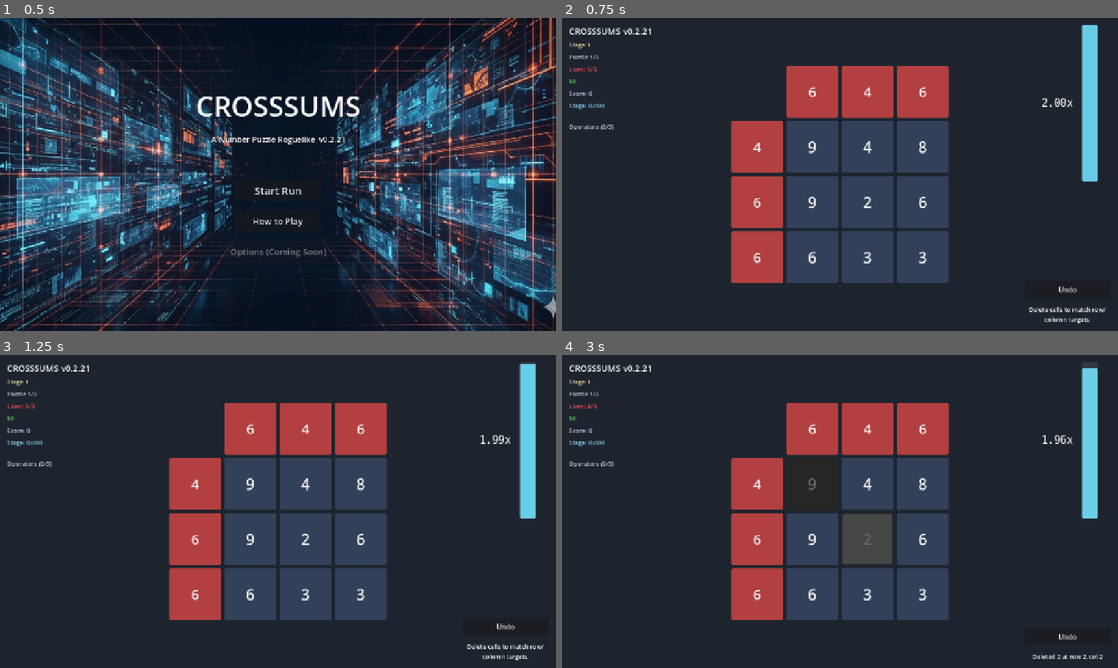
Above: before the commit, frames 1-4 (two rows, left to right).
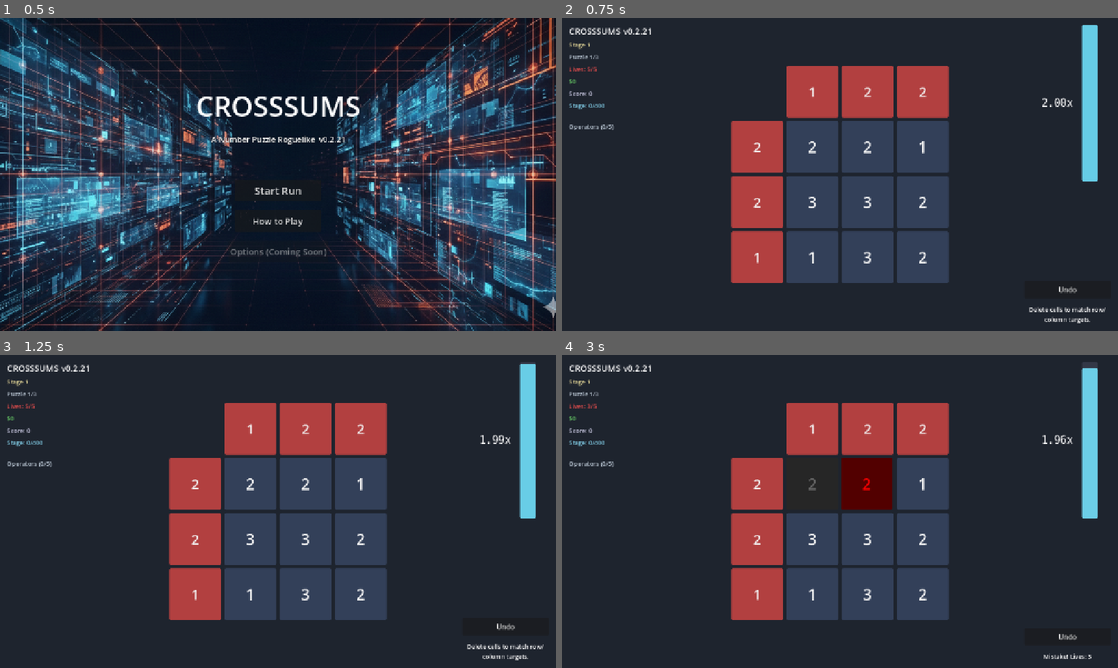
Above: after the commit, the same moments.

Repository: escherize/crossums
Game: Godot game, scene res://scenes/title/title_screen.tscn
The game is run twice, just before and just after one commit, with the same random seed, the same clock (stepped at 60 frames per second) and the same inputs.
Inputs (mouse positions are in pixels of both pictures, inside the frame that each line leads up to):
- Up to frame 1 (0.5 s): no input
- Up to frame 2 (0.75 s): click "Start Run" at 0.5 s
- Up to frame 3 (1.25 s): no input
- Up to frame 4 (3 s): click "9" (after the commit: "2") at 1.25 s; click (867, 483) at 2 s, where only the run before the commit has a clickable "4"; click "2" at 2.75 s

Frame 1 is identical in both runs. In frame 2, 0.4% of the frame differs, in the area x 34-66%, y 22-79%; in frame 3, 0.4%; in frame 4, 2.2%, in the area x 4-98%, y 15-98%.
Error after the commit: Parse Error: Invalid argument for "generate()" function: argument 2 should be "RandomNumberGenerator" but is "int". (res://autoload/debug_server.gd:1781)

Commit message:
Add configurable cell value ranges per stage
- Stage 1-2: 1-3, 1-4 (simple early game)
- Stage 3-5: 1-5, 1-6, 1-7 (gradual increase)
- Stage 6: 1-9 (full positive range)
- Stage 7-8: -2 to 9, -5 to 9 (introduce negatives)

Also removes zeros from all puzzles - they don't add meaningful
gameplay since deleting a 0 has no effect on sums.

Diff:
--- a/godot_app/autoload/game_state.gd
+++ b/godot_app/autoload/game_state.gd
@@ -53,7 +53,9 @@
 
 	# All puzzles use single-solution generation (deterministic)
 	# Multi-solution was removed - see design notes in memory file
-	puzzle = PuzzleGeneratorScript.generate_single_solution(config.grid_size, rng)
+	puzzle = PuzzleGeneratorScript.generate_single_solution(
+		config.grid_size, rng, config.min_cell_value, config.max_cell_value
+	)
 
 	# Notify operators of puzzle start
 	for op in operators:
--- a/godot_app/scripts/core/puzzle_generator.gd
+++ b/godot_app/scripts/core/puzzle_generator.gd
@@ -15,8 +15,9 @@
 
 static func generate(
 	grid_size: Vector2i,
-	_target_solutions: int = 1,
-	rng: RandomNumberGenerator = null
+	rng: RandomNumberGenerator = null,
+	min_value: int = 1,
+	max_value: int = 9
 ) -> PuzzleState:
 	## Generate a puzzle. Always uses single-solution (deterministic).
 
@@ -24,23 +25,26 @@
 		rng = RandomNumberGenerator.new()
 		rng.randomize()
 
-	return generate_single_solution(grid_size, rng)
+	return generate_single_solution(grid_size, rng, min_value, max_value)
 
 
 static func generate_single_solution(
 	grid_size: Vector2i,
-	rng: RandomNumberGenerator
+	rng: RandomNumberGenerator,
+	min_value: int = 1,
+	max_value: int = 9
 ) -> PuzzleState:
-	## Generate a puzzle with exactly 1 solution. Good for "boss boards".
-	## No shuffle - patterns don't need hiding.
+	## Generate a puzzle with exactly 1 solution.
+	## Cell values will be in range [min_value, max_value], excluding 0.
 
 	for _attempt in range(MAX_GENERATION_ATTEMPTS):
 		var state = PuzzleState.new(grid_size)
 
-		# Fill with random diverse values
+		# Fill with random values in configured range (no zeros)
 		for row in range(grid_size.y):
 			for col in range(grid_size.x):
-				state.get_cell(row, col).value = rng.randi_range(0, 9)
+				var value = _random_nonzero(rng, min_value, max_value)
+				state.get_cell(row, col).value = value
 
 		# Find targets that give exactly 1 solution
 		var result = _find_targets_with_solution_count(state, 1, 1, rng)
@@ -53,7 +57,22 @@
 
 	# Fallback: return any valid puzzle
 	print("[PuzzleGenerator] single_solution failed, using fallback")
-	return _generate_fallback(grid_size, rng)
+	return _generate_fallback(grid_size, rng, min_value, max_value)
+
+
+static func _random_nonzero(rng: RandomNumberGenerator, min_val: int, max_val: int) -> int:
+	## Generate a random value in [min_val, max_val] but never 0.
+	## If range includes 0, skip it.
+	if min_val > 0 or max_val < 0:
+		# Range doesn't include 0, just return random
+		return rng.randi_range(min_val, max_val)
+
+	# Range includes 0 - need to skip it
+	# e.g. [-3, 5] has 9 values, we want 8 (excluding 0)
+	var value = rng.randi_range(min_val, max_val - 1)
+	if value >= 0:
+		value += 1  # Shift positive values up to skip 0
+	return value
 
 
 # Multi-solution generation removed - all puzzles are now deterministic.
@@ -137,10 +156,17 @@
 	return null
 
 
-static func _generate_fallback(grid_size: Vector2i, rng: RandomNumberGenerator) -> PuzzleState:
+static func _generate_fallback(
+	grid_size: Vector2i,
+	rng: RandomNumberGenerator,
+	min_value: int = 1,
+	max_value: int = 9
+) -> PuzzleState:
 	## Generate any valid puzzle as fallback.
 	var config = PuzzleLogic.PuzzleConfig.new()
 	config.grid_size = grid_size
+	config.min_cell_value = min_value
+	config.max_cell_value = max_value
 	config.puzzle_seed = rng.randi()
 	return PuzzleLogic.generate_puzzle(config)
 
--- a/godot_app/scripts/core/puzzle_logic.gd
+++ b/godot_app/scripts/core/puzzle_logic.gd
@@ -8,7 +8,7 @@
 
 class PuzzleConfig:
 	var grid_size: Vector2i = Vector2i(3, 3)
-	var min_cell_value: int = 0
+	var min_cell_value: int = 1  ## No zeros - they don't make sense in the game
 	var max_cell_value: int = 9
 	var cells_to_delete_ratio: float = 0.35  ## ~35% of cells should be deleted
 	var puzzle_seed: int = 0  ## 0 = random seed
@@ -166,10 +166,10 @@
 	for i in range(additional_decoys_needed, remaining_positions.size()):
 		solution_cells[remaining_positions[i]] = true
 
-	# Step 2: Fill ALL cells with random numbers
+	# Step 2: Fill ALL cells with random numbers (excluding zero)
 	for row in range(grid_size.y):
 		for col in range(grid_size.x):
-			var value = rng.randi_range(config.min_cell_value, config.max_cell_value)
+			var value = _random_nonzero(rng, config.min_cell_value, config.max_cell_value)
 			var cell = state.get_cell(row, col)
 			cell.value = value
 
@@ -191,6 +191,19 @@
 		state.col_targets[col] = col_sum
 
 	return state
+
+
+static func _random_nonzero(rng: RandomNumberGenerator, min_val: int, max_val: int) -> int:
+	## Generate a random value in [min_val, max_val] but never 0.
+	if min_val > 0 or max_val < 0:
+		# Range doesn't include 0
+		return rng.randi_range(min_val, max_val)
+
+	# Range includes 0 - skip it
+	var value = rng.randi_range(min_val, max_val - 1)
+	if value >= 0:
+		value += 1
+	return value
 
 # =============================================================================
 # VALIDATION
--- a/godot_app/scripts/core/stage_config.gd
+++ b/godot_app/scripts/core/stage_config.gd
@@ -13,6 +13,19 @@
 ## Grid sizes per stage: 3,3,4,4,5,5,6,6
 const GRID_SIZES := [3, 3, 4, 4, 5, 5, 6, 6]
 
+## Cell value ranges per stage [min, max] - difficulty ramps up
+## Early: small positive numbers. Late: wider range including negatives.
+const VALUE_RANGES := [
+	[1, 3],   # Stage 1: very simple
+	[1, 4],   # Stage 2: still easy
+	[1, 5],   # Stage 3
+	[1, 6],   # Stage 4
+	[1, 7],   # Stage 5
+	[1, 9],   # Stage 6: full positive range
+	[-2, 9],  # Stage 7: introduce negatives
+	[-5, 9],  # Stage 8: full range
+]
+
 # =============================================================================
 # CONFIGURATION VALUES
 # =============================================================================
@@ -21,7 +34,8 @@
 var puzzle_index: int
 var grid_size: int
 var score_target: int
-var allow_negatives: bool
+var min_cell_value: int
+var max_cell_value: int
 var slack: float
 var money_reward: int
 
@@ -42,8 +56,10 @@
 	# Score target per stage
 	config.score_target = SCORE_TARGETS[stage_idx]
 
-	# Negatives enabled from stage 4+
-	config.allow_negatives = p_stage >= 4
+	# Cell value range per stage
+	var value_idx := clampi(p_stage - 1, 0, VALUE_RANGES.size() - 1)
+	config.min_cell_value = VALUE_RANGES[value_idx][0]
+	config.max_cell_value = VALUE_RANGES[value_idx][1]
 
 	# Slack: tight → loose within each stage (boss has most room for optimization)
 	# Base slack decreases with stage progression
@@ -66,6 +82,8 @@
 	## Convert to PuzzleLogic.PuzzleConfig for puzzle generation
 	var pc = PuzzleLogic.PuzzleConfig.new()
 	pc.grid_size = Vector2i(grid_size, grid_size)
+	pc.min_cell_value = min_cell_value
+	pc.max_cell_value = max_cell_value
 	# High slack → low deletion ratio (more cells, more solutions, easier)
 	# Low slack → high deletion ratio (fewer cells, tighter constraints)
 	pc.cells_to_delete_ratio = clampf(0.55 - (slack - 0.2) * 0.4, 0.25, 0.55)
